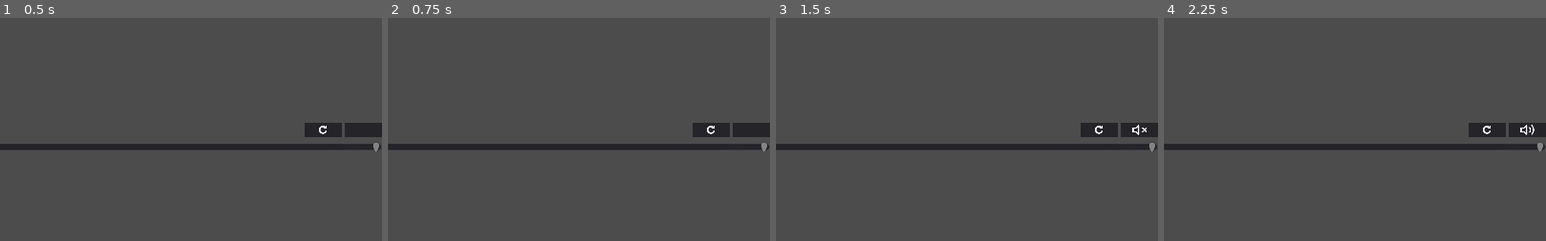
Above: before the commit, frames 1-4 (left to right).
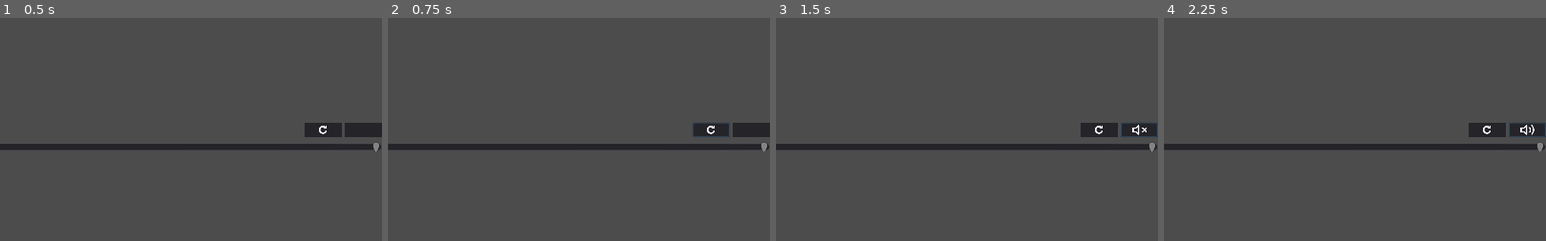
Above: after the commit, the same moments.

Repository: SuddenlyNothing/BaseGodotProject
Game: Godot game, scene res://options/volume_settings/VolumeModule.tscn
The game is run twice, just before and just after one commit, with the same random seed, the same clock (stepped at 60 frames per second) and the same inputs. This scene is started directly instead of the project's main scene. Sound files missing from this copy of the repository are replaced by a short silence.
Inputs (mouse positions are % of the whole screen's width and height, from its top left):
- Up to frame 1 (0.5 s): no input
- Up to frame 2 (0.75 s): click (92, 48) at 0.5 s
- Up to frame 3 (1.5 s): click (98, 48) at 1.25 s
- Up to frame 4 (2.25 s): tap Enter at 2 s; move the mouse to (72, 45) at 2.02 s; hold D (right) from 2.03 s (still down); hold Space (continue) from 2.03 s (still down); click (72, 45) at 2.17 s
The pictures show only the part of the screen within x 50-100%, y 23-73%; the shares and areas given below are measured in that part.

Frame 1 is identical in both runs. In frame 2, 0.1% of the frame differs, in the area x 79-90%, y 47-54%; in frame 3, 0.1%, in the area x 90-100%, y 47-54%; in frame 4, 0.1%.
Error in both runs: Invalid get index of type 'String' (on base: 'Dictionary'). (res://options/volume_settings/VolumeModule.gd:74)

Commit message:
Add focus to animated button

Diff:
--- a/BaseProject2/utils/AnimatedButton.gd
+++ b/BaseProject2/utils/AnimatedButton.gd
@@ -26,6 +26,9 @@
 
 export(String, FILE, "*.tscn") var next_scene
 
+export(bool) var play_hover := true
+export(bool) var play_pressed := true
+
 export(bool) var refresh_theme := false setget set_refresh_theme
 export(Transitions) var transition_type := Transitions.TRANS_BACK
 export(Easing) var easing_type := Easing.EASE_OUT
@@ -41,7 +44,8 @@
 export(float) var pressed_timing := 0.02
 export(float) var disabled_timing := 0.0
 
-export(StyleBoxFlat) var normal_style: StyleBoxFlat = null setget set_normal_style
+export(StyleBoxFlat) var normal_style: StyleBoxFlat = null setget \
+		set_normal_style
 export(StyleBoxFlat) var hover_style: StyleBoxFlat
 export(StyleBoxFlat) var pressed_style: StyleBoxFlat
 export(StyleBoxFlat) var disabled_style: StyleBoxFlat
@@ -49,6 +53,9 @@
 var is_mouse_inside := false
 var previous_disabled := false
 var pressing := false
+var focused := false
+var started_scene_transition := false
+var current_focused: Control
 
 onready var t := $Tween
 onready var bg := $BG
@@ -58,13 +65,19 @@
 
 func _ready() -> void:
 	refresh_theme()
+	if not Engine.editor_hint:
+		get_viewport().connect("gui_focus_changed", self, "_on_focus_changed")
 
 
 # Goes to next_scene if the next_scene variable is set
 func _pressed() -> void:
+	if started_scene_transition:
+		return
 	if next_scene:
+		started_scene_transition = true
 		SceneHandler.goto_scene(next_scene)
-	pressed_sfx.play()
+	if play_pressed:
+		pressed_sfx.play()
 
 
 # Setget used to refresh theme
@@ -80,7 +93,8 @@
 		else:
 			var current_theme := get_theme()
 			if current_theme:
-				$BG.add_stylebox_override("panel", current_theme.get_stylebox("normal", "Button"))
+				$BG.add_stylebox_override("panel", current_theme.get_stylebox(
+						"normal", "Button"))
 	else:
 		cover_overrides()
 		var curr_text_color := Color()
@@ -127,7 +141,8 @@
 # override. If there is no button override, uses the theme style/color. Only
 # overrides if the respective property is not set in the export variable.
 func cover_overrides() -> void:
-	if normal_style and hover_style and pressed_style and disabled_style and override_text_colors:
+	if normal_style and hover_style and pressed_style and disabled_style and \
+			override_text_colors:
 		return
 	var scene_theme := get_theme()
 	if not scene_theme:
@@ -140,40 +155,48 @@
 		if normal_override_color != null:
 			normal_text_color = normal_override_color
 		elif "font_color" in color_list:
-			var normal_theme_color := scene_theme.get_color("font_color", "Button")
+			var normal_theme_color := scene_theme.get_color("font_color",
+					"Button")
 			normal_text_color = normal_theme_color
 
 		var hover_override_color = get("custom_colors/font_color_hover")
 		if hover_override_color != null:
 			hover_text_color = hover_override_color
 		elif "font_color_hover" in color_list:
-			var hover_theme_color := scene_theme.get_color("font_color_hover", "Button")
+			var hover_theme_color := scene_theme.get_color("font_color_hover",
+					"Button")
 			hover_text_color = hover_theme_color
 
 		var pressed_override_color = get("custom_colors/font_color_pressed")
 		if pressed_override_color != null:
 			pressed_text_color = pressed_override_color
 		elif "font_color_pressed" in color_list:
-			var pressed_theme_color := scene_theme.get_color("font_color_pressed", "Button")
+			var pressed_theme_color := scene_theme.get_color(
+					"font_color_pressed", "Button")
 			pressed_text_color = pressed_theme_color
 
 		var disabled_override_color = get("custom_colors/font_color_disabled")
 		if disabled_override_color != null:
 			disabled_text_color = disabled_override_color
 		elif "font_color_disabled" in color_list:
-			var disabled_theme_color := scene_theme.get_color("font_color_disabled", "Button")
+			var disabled_theme_color := scene_theme.get_color(
+					"font_color_disabled", "Button")
 			disabled_text_color = disabled_theme_color
 
-	var theme_normal := empty_to_flat(scene_theme.get_stylebox("normal", "Button"))
+	var theme_normal := empty_to_flat(scene_theme.get_stylebox("normal",
+			"Button"))
 	if theme_normal is StyleBoxFlat and not normal_style:
 		normal_style = theme_normal
-	var theme_hover := empty_to_flat(scene_theme.get_stylebox("hover", "Button"))
+	var theme_hover := empty_to_flat(scene_theme.get_stylebox("hover",
+			"Button"))
 	if theme_hover is StyleBoxFlat and not hover_style:
 		hover_style = theme_hover
-	var theme_pressed := empty_to_flat(scene_theme.get_stylebox("pressed", "Button"))
+	var theme_pressed := empty_to_flat(scene_theme.get_stylebox("pressed",
+			"Button"))
 	if theme_pressed is StyleBoxFlat and not pressed_style:
 		pressed_style = theme_pressed
-	var theme_disabled := empty_to_flat(scene_theme.get_stylebox("disabled", "Button"))
+	var theme_disabled := empty_to_flat(scene_theme.get_stylebox("disabled",
+			"Button"))
 	if theme_disabled is StyleBoxFlat and not disabled_style:
 		disabled_style = theme_disabled
 
@@ -199,6 +222,8 @@
 
 # Animates the current styling to the new given to style
 func set_style(to: String) -> void:
+	if started_scene_transition:
+		return
 	var from := bg.get_stylebox("panel") as StyleBoxFlat
 	var style: StyleBoxFlat = null
 	var timing := 0.0
@@ -221,7 +246,8 @@
 			timing = disabled_timing
 			new_color = disabled_text_color
 	t.remove_all()
-	t.interpolate_method(self, "set_color", get("custom_colors/font_color"), new_color, timing)
+	t.interpolate_method(self, "set_color", get("custom_colors/font_color"),
+			new_color, timing)
 	if from and style:
 		if (not from.bg_color.a or not from.draw_center) and style.draw_center:
 			var old_color := style.bg_color
@@ -264,22 +290,30 @@
 					style.border_color, timing)
 
 		t.interpolate_property(from, "corner_radius_top_right", null,
-				style.corner_radius_top_right, timing, transition_type, easing_type)
+				style.corner_radius_top_right, timing, transition_type,
+				easing_type)
 		t.interpolate_property(from, "corner_radius_bottom_right", null,
-				style.corner_radius_bottom_right, timing, transition_type, easing_type)
+				style.corner_radius_bottom_right, timing, transition_type,
+				easing_type)
 		t.interpolate_property(from, "corner_radius_bottom_left", null,
-				style.corner_radius_bottom_left, timing, transition_type, easing_type)
+				style.corner_radius_bottom_left, timing, transition_type,
+				easing_type)
 		t.interpolate_property(from, "corner_radius_top_left", null,
-				style.corner_radius_top_left, timing, transition_type, easing_type)
+				style.corner_radius_top_left, timing, transition_type,
+				easing_type)
 
 		t.interpolate_property(from, "expand_margin_top", null,
-				style.expand_margin_top, timing, transition_type, easing_type)
+				style.expand_margin_top, timing, transition_type,
+				easing_type)
 		t.interpolate_property(from, "expand_margin_right", null,
-				style.expand_margin_right, timing, transition_type, easing_type)
+				style.expand_margin_right, timing, transition_type,
+				easing_type)
 		t.interpolate_property(from, "expand_margin_bottom", null,
-				style.expand_margin_bottom, timing, transition_type, easing_type)
+				style.expand_margin_bottom, timing, transition_type,
+				easing_type)
 		t.interpolate_property(from, "expand_margin_left", null,
-				style.expand_margin_left, timing, transition_type, easing_type)
+				style.expand_margin_left, timing, transition_type,
+				easing_type)
 
 		if not style.shadow_color.a or not style.shadow_size:
 			t.interpolate_property(from, "shadow_color:a", null,
@@ -298,7 +332,8 @@
 		t.interpolate_property(from, "shadow_size", null,
 				style.shadow_size, timing, transition_type, easing_type)
 
-	t.start()
+	if t and is_instance_valid(t) and t.is_inside_tree():
+		t.start()
 
 
 # Normal style setget.
@@ -315,7 +350,9 @@
 	if pressed or disabled:
 		return
 	set_style("hover")
-	hover_sfx.play()
+	grab_focus()
+	if play_hover:
+		hover_sfx.play()
 
 
 # Detects unhover
@@ -328,8 +365,10 @@
 
 # Detects pressed
 func _on_AnimButton_button_down() -> void:
+	if started_scene_transition:
+		return
 	pressing = true
-	if action_mode == ACTION_MODE_BUTTON_PRESS:
+	if action_mode == ACTION_MODE_BUTTON_PRESS and play_pressed:
 		pressed_sfx.play()
 	if disabled:
 		return
@@ -342,10 +381,11 @@
 	yield(get_tree(), "idle_frame")
 	if action_mode == ACTION_MODE_BUTTON_RELEASE and \
 			(is_mouse_inside or not is_visible_in_tree()):
-		pressed_sfx.play()
+		if play_pressed:
+			pressed_sfx.play()
 	if pressed or disabled:
 		return
-	if is_mouse_inside and is_visible_in_tree():
+	if (is_mouse_inside or focused) and is_visible_in_tree():
 		set_style("hover")
 	else:
 		set_style("normal")
@@ -358,7 +398,7 @@
 			set_style("disabled")
 		elif pressed:
 			set_style("pressed")
-		elif is_mouse_inside:
+		elif is_mouse_inside or focused:
 			set_style("hover")
 		else:
 			set_style("normal")
@@ -366,11 +406,11 @@
 
 
 func _toggled(button_pressed: bool) -> void:
-	if pressing or disabled:
+	if pressing or disabled or started_scene_transition:
 		return
 	if button_pressed:
 		set_style("pressed")
-	elif is_mouse_inside:
+	elif is_mouse_inside or focused:
 		set_style("hover")
 	else:
 		set_style("normal")
@@ -378,6 +418,33 @@
 
 func _on_AnimatedButton_hide() -> void:
 	is_mouse_inside = false
-	if disabled:
-		return
+	if disabled or started_scene_transition:
+		return
+	if current_focused == self:
+		find_next_valid_focus().grab_focus()
 	set_style("normal")
+
+
+func _on_AnimatedButton_focus_entered() -> void:
+	focused = true
+	if disabled or started_scene_transition:
+		return
+	if play_hover:
+		hover_sfx.play()
+	set_style("hover")
+
+
+func _on_AnimatedButton_focus_exited() -> void:
+	focused = false
+	if disabled or started_scene_transition:
+		return
+	set_style("normal")
+
+
+func _on_AnimatedButton_gui_input(event: InputEvent) -> void:
+	if not has_focus():
+		grab_focus()
+
+
+func _on_focus_changed(control: Control) -> void:
+	current_focused = control
--- a/BaseProject2/utils/AnimatedButton.tscn
+++ b/BaseProject2/utils/AnimatedButton.tscn
@@ -1,15 +1,12 @@
-[gd_scene load_steps=5 format=2]
+[gd_scene load_steps=4 format=2]
 
 [ext_resource path="res://utils/AnimatedButton.gd" type="Script" id=1]
-[ext_resource path="res://assets/sfx/button_hover.wav" type="AudioStream" id=2]
 [ext_resource path="res://assets/sfx/button_pressed.wav" type="AudioStream" id=3]
-
-[sub_resource type="StyleBoxEmpty" id=1]
+[ext_resource path="res://assets/sfx/button_hover.wav" type="AudioStream" id=4]
 
 [node name="AnimatedButton" type="Button"]
 margin_right = 12.0
 margin_bottom = 22.0
-custom_styles/focus = SubResource( 1 )
 flat = true
 script = ExtResource( 1 )
 
@@ -22,21 +19,20 @@
 
 [node name="Tween" type="Tween" parent="."]
 
-[node name="HoverSFX" type="AudioStreamPlayer" parent="."]
-pause_mode = 2
-stream = ExtResource( 2 )
-volume_db = -20.0
-bus = "SFX"
-
 [node name="PressedSFX" type="AudioStreamPlayer" parent="."]
-pause_mode = 2
 stream = ExtResource( 3 )
 volume_db = -15.0
-bus = "SFX"
+
+[node name="HoverSFX" type="AudioStreamPlayer" parent="."]
+stream = ExtResource( 4 )
+volume_db = -20.0
 
 [connection signal="button_down" from="." to="." method="_on_AnimButton_button_down"]
 [connection signal="button_up" from="." to="." method="_on_AnimButton_button_up"]
 [connection signal="draw" from="." to="." method="_on_AnimatedButton_draw"]
+[connection signal="focus_entered" from="." to="." method="_on_AnimatedButton_focus_entered"]
+[connection signal="focus_exited" from="." to="." method="_on_AnimatedButton_focus_exited"]
+[connection signal="gui_input" from="." to="." method="_on_AnimatedButton_gui_input"]
 [connection signal="hide" from="." to="." method="_on_AnimatedButton_hide"]
 [connection signal="mouse_entered" from="." to="." method="_on_AnimButton_mouse_entered"]
 [connection signal="mouse_exited" from="." to="." method="_on_AnimButton_mouse_exited"]
